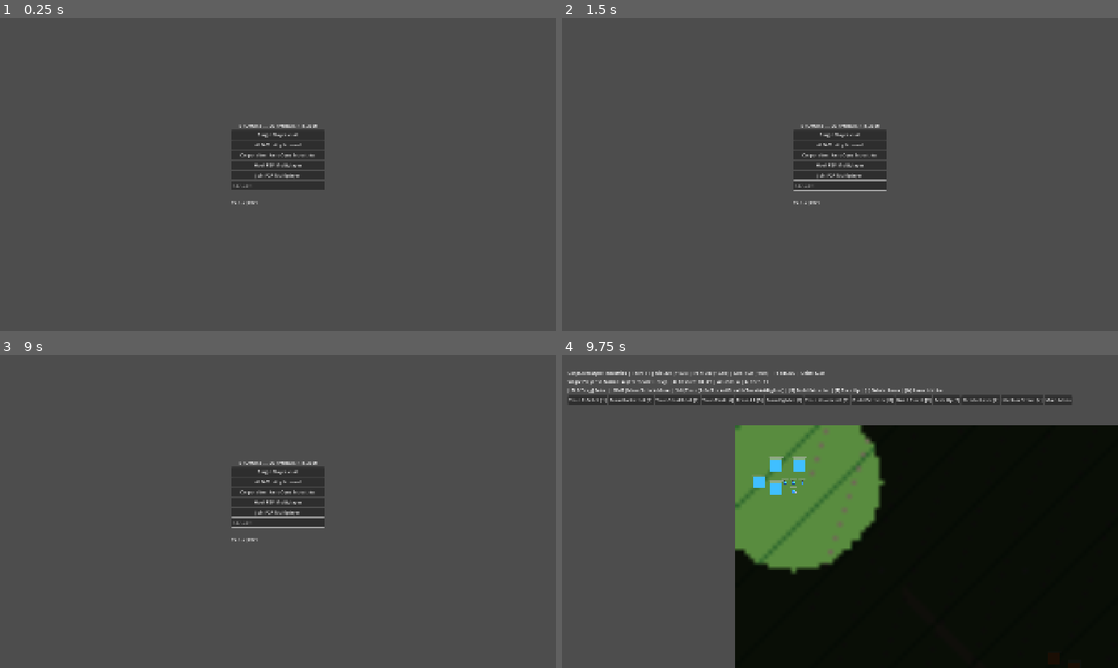
Above: before the commit, frames 1-4 (two rows, left to right).
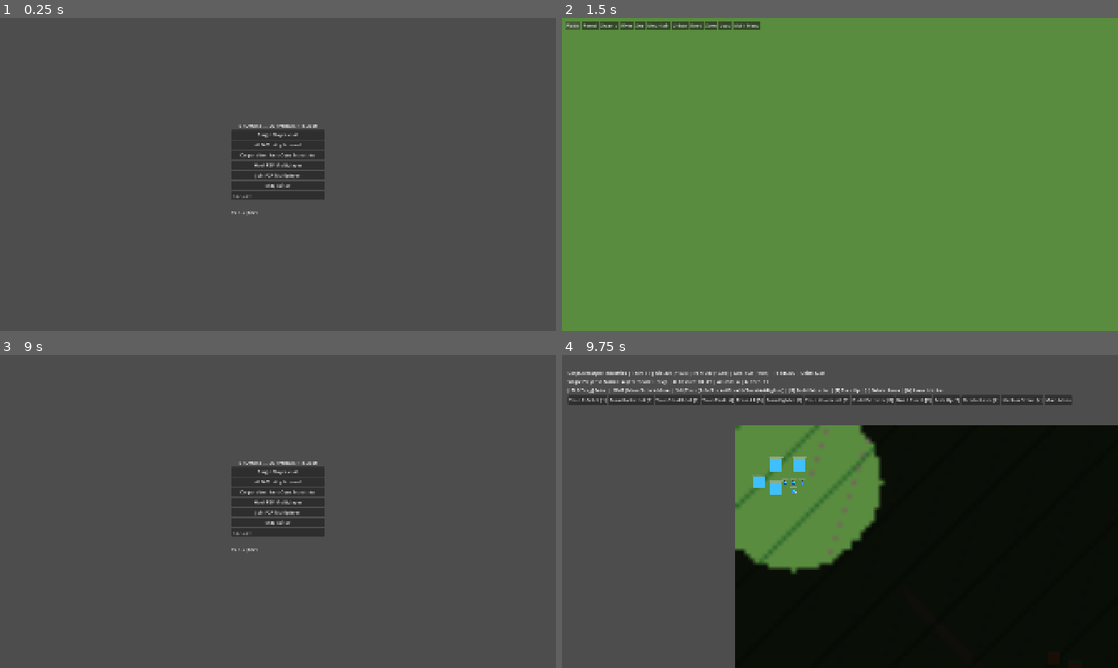
Above: after the commit, the same moments.

Repository: 23skdu/BroWarz
Game: Godot game, scene res://scenes/main_menu.tscn
The game is run twice, just before and just after one commit, with the same random seed, the same clock (stepped at 60 frames per second) and the same inputs.
Inputs (mouse positions are in pixels of both pictures, inside the frame that each line leads up to):
- Up to frame 1 (0.25 s): no input
- Up to frame 2 (1.5 s): click (840, 183) at 0.5 s, where only the run after the commit has a clickable "Map Editor"; click (573, 24) at 1.25 s, where only the run after the commit has a clickable "Plains"
- Up to frame 3 (9 s): click (27, 361) at 2 s, where only the run after the commit has a clickable "Forest"; click (44, 361) at 2.75 s, where only the run after the commit has a clickable "Swamp"; click (66, 361) at 3.5 s, where only the run after the commit has a clickable "River"; click (77, 361) at 4.25 s, where only the run after the commit has a clickable "Sea"; click (94, 361) at 5 s, where only the run after the commit has a clickable "Mountain"; click (116, 361) at 5.75 s, where only the run after the commit has a clickable "Urban"; click (133, 361) at 6.5 s, where only the run after the commit has a clickable "Road"; click (150, 361) at 7.25 s, where only the run after the commit has a clickable "Save"; click (161, 361) at 8 s, where only the run after the commit has a clickable "Load"; click (183, 361) at 8.75 s, where only the run after the commit has a clickable "Main Menu"
- Up to frame 4 (9.75 s): click "Single Player vs AI" at 9.5 s

The runs differ from the first frame. In frame 1, 0.5% of the frame differs, in the area x 41-59%, y 52-63%; in frame 2, 100%, in the area x 0-100%, y 0-100%; in frame 3, 0.7%; in frame 4, nothing differs.

Commit message:
Add basic map editor scene and UI

Diff:
--- a/scenes/main_menu.tscn
+++ b/scenes/main_menu.tscn
@@ -40,6 +40,9 @@
 [node name="JoinButton" type="Button" parent="VBox"]
 text = "Join P2P Multiplayer"
 
+[node name="EditorButton" type="Button" parent="VBox"]
+text = "Map Editor"
+
 [node name="IpEdit" type="LineEdit" parent="VBox"]
 placeholder_text = "127.0.0.1"
 
--- /dev/null
+++ b/scenes/map_editor.tscn
@@ -0,0 +1,6 @@
+[gd_scene load_steps=2 format=3 uid="uid://mapeditor001"]
+
+[ext_resource type="Script" path="res://scripts/game/map_editor.gd" id="1"]
+
+[node name="MapEditor" type="Node2D"]
+script = ExtResource("1")
--- /dev/null
+++ b/scripts/game/map_editor.gd
@@ -0,0 +1,116 @@
+# scripts/game/map_editor.gd
+extends Node2D
+
+var map_data: MapData
+var terrain_image: Image
+var terrain_texture: ImageTexture
+var terrain_sprite: Sprite2D
+var selected_terrain: int = MapData.Terrain.PLAINS
+var painting: bool = false
+
+const TILE_SIZE: float = 16.0
+
+func _ready():
+	map_data = MapData.new(128, 128)
+	terrain_image = Image.create(128, 128, false, Image.FORMAT_RGBA8)
+	terrain_texture = ImageTexture.create_from_image(terrain_image)
+	terrain_sprite = Sprite2D.new()
+	terrain_sprite.texture = terrain_texture
+	terrain_sprite.scale = Vector2(TILE_SIZE, TILE_SIZE)
+	terrain_sprite.centered = false
+	add_child(terrain_sprite)
+	_refresh_image()
+	_build_ui()
+
+func _build_ui():
+	var ui := CanvasLayer.new()
+	add_child(ui)
+	var panel := HBoxContainer.new()
+	panel.position = Vector2(10, 10)
+	ui.add_child(panel)
+	var terrains := [
+		["Plains", MapData.Terrain.PLAINS],
+		["Forest", MapData.Terrain.FOREST],
+		["Swamp", MapData.Terrain.SWAMP],
+		["River", MapData.Terrain.RIVER],
+		["Sea", MapData.Terrain.SEA],
+		["Mountain", MapData.Terrain.MOUNTAIN],
+		["Urban", MapData.Terrain.URBAN],
+		["Road", MapData.Terrain.ROAD],
+	]
+	for t in terrains:
+		var b := Button.new()
+		b.text = t[0]
+		var tid: int = t[1]
+		b.pressed.connect(func(): selected_terrain = tid)
+		panel.add_child(b)
+	var save_btn := Button.new()
+	save_btn.text = "Save"
+	save_btn.pressed.connect(_save_map)
+	panel.add_child(save_btn)
+	var load_btn := Button.new()
+	load_btn.text = "Load"
+	load_btn.pressed.connect(_load_map)
+	panel.add_child(load_btn)
+	var menu_btn := Button.new()
+	menu_btn.text = "Main Menu"
+	menu_btn.pressed.connect(func(): SceneManager.goto_scene("res://scenes/main_menu.tscn"))
+	panel.add_child(menu_btn)
+
+func _input(event):
+	if event is InputEventMouseButton:
+		painting = event.pressed and event.button_index == MOUSE_BUTTON_LEFT
+		if painting:
+			_paint(event.position)
+	elif event is InputEventMouseMotion and painting:
+		_paint(event.position)
+
+func _paint(screen_pos: Vector2):
+	var world_pos := screen_pos + (get_viewport().get_camera_2d().position if get_viewport().get_camera_2d() else Vector2.ZERO) - get_viewport_rect().size / 2.0
+	# simpler: assume camera at origin for editor
+	world_pos = screen_pos
+	var tx := int(world_pos.x / TILE_SIZE)
+	var ty := int(world_pos.y / TILE_SIZE)
+	if map_data.set_terrain(tx, ty, selected_terrain):
+		terrain_image.set_pixel(tx, ty, _terrain_color(selected_terrain))
+		terrain_texture.update(terrain_image)
+
+func _terrain_color(t: int) -> Color:
+	match t:
+		MapData.Terrain.PLAINS: return Color(0.35, 0.55, 0.25)
+		MapData.Terrain.FOREST: return Color(0.18, 0.4, 0.18)
+		MapData.Terrain.SWAMP: return Color(0.3, 0.35, 0.2)
+		MapData.Terrain.RIVER: return Color(0.2, 0.4, 0.75)
+		MapData.Terrain.SEA: return Color(0.1, 0.25, 0.55)
+		MapData.Terrain.MOUNTAIN: return Color(0.5, 0.5, 0.5)
+		MapData.Terrain.URBAN: return Color(0.45, 0.4, 0.35)
+		MapData.Terrain.ROAD: return Color(0.6, 0.55, 0.4)
+		MapData.Terrain.BRIDGE: return Color(0.6, 0.5, 0.3)
+		MapData.Terrain.WASTELAND: return Color(0.35, 0.2, 0.15)
+	return Color(0.3, 0.3, 0.3)
+
+func _refresh_image():
+	for y in range(map_data.height):
+		for x in range(map_data.width):
+			terrain_image.set_pixel(x, y, _terrain_color(map_data.get_terrain(x, y)))
+	terrain_texture.update(terrain_image)
+
+func _save_map():
+	var d := MapSerializer.to_dict(map_data)
+	var f := FileAccess.open("user://custom_map.bwm", FileAccess.WRITE)
+	if f:
+		f.store_string(JSON.stringify(d))
+		f.close()
+
+func _load_map():
+	if not FileAccess.file_exists("user://custom_map.bwm"):
+		return
+	var f := FileAccess.open("user://custom_map.bwm", FileAccess.READ)
+	if f == null:
+		return
+	var text := f.get_as_text()
+	f.close()
+	var parsed = JSON.parse_string(text)
+	if parsed is Dictionary and MapSerializer.validate(parsed):
+		map_data = MapSerializer.from_dict(parsed)
+		_refresh_image()
--- a/scripts/ui/main_menu.gd
+++ b/scripts/ui/main_menu.gd
@@ -6,6 +6,7 @@
 @onready var faction_btn = $VBox/FactionButton
 @onready var host_btn = $VBox/HostButton
 @onready var join_btn = $VBox/JoinButton
+@onready var editor_btn = $VBox/EditorButton
 @onready var ip_edit = $VBox/IpEdit
 @onready var status = $VBox/Status
 
@@ -21,6 +22,8 @@
 		faction_btn.pressed.connect(_on_cycle_faction)
 	host_btn.pressed.connect(_on_host)
 	join_btn.pressed.connect(_on_join)
+	if is_instance_valid(editor_btn):
+		editor_btn.pressed.connect(_on_editor)
 	_refresh_labels()
 	if has_node("VBox/VersionLabel"):
 		$VBox/VersionLabel.text = "v%s (%s)" % [VersionInfo.version(), VersionInfo.commit_sha()]
@@ -65,3 +68,6 @@
 
 func _start_game():
 	SceneManager.goto_scene("res://scenes/game.tscn")
+
+func _on_editor() -> void:
+	SceneManager.goto_scene("res://scenes/map_editor.tscn")
Not shown, added: scripts/game/map_editor.gd.uid
Not shown, changed: docs/roadmap.md
